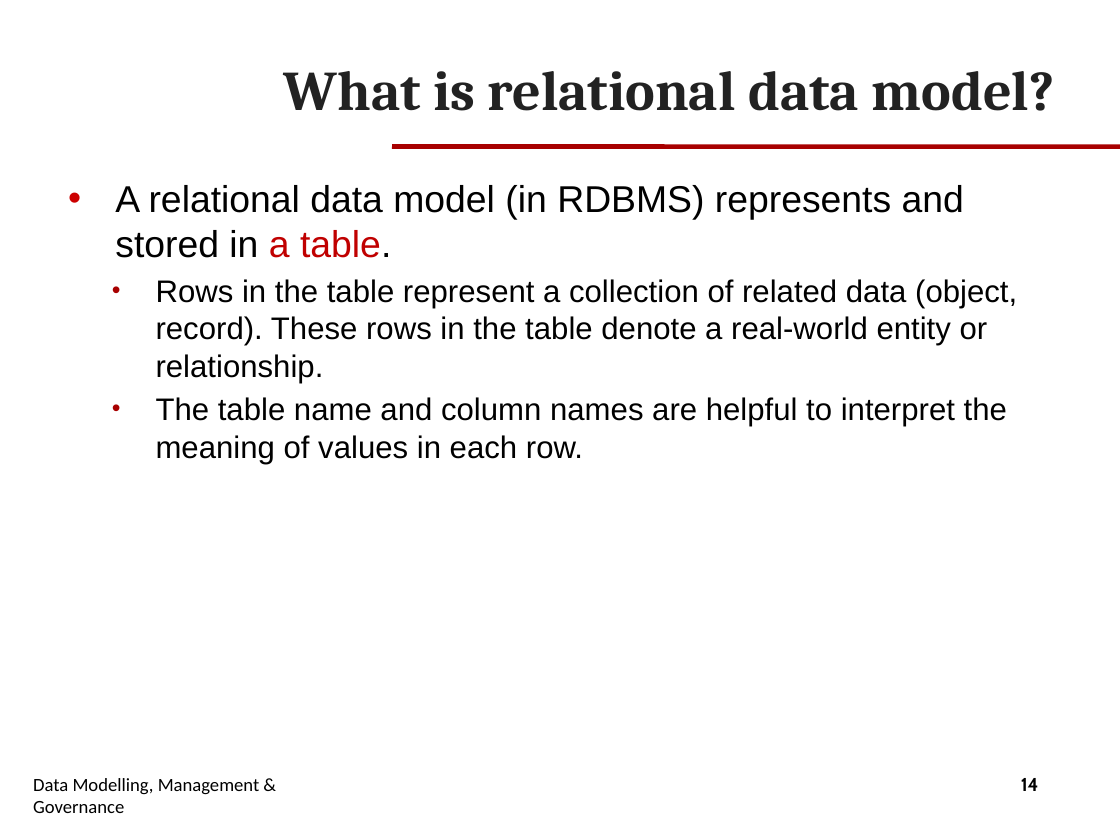
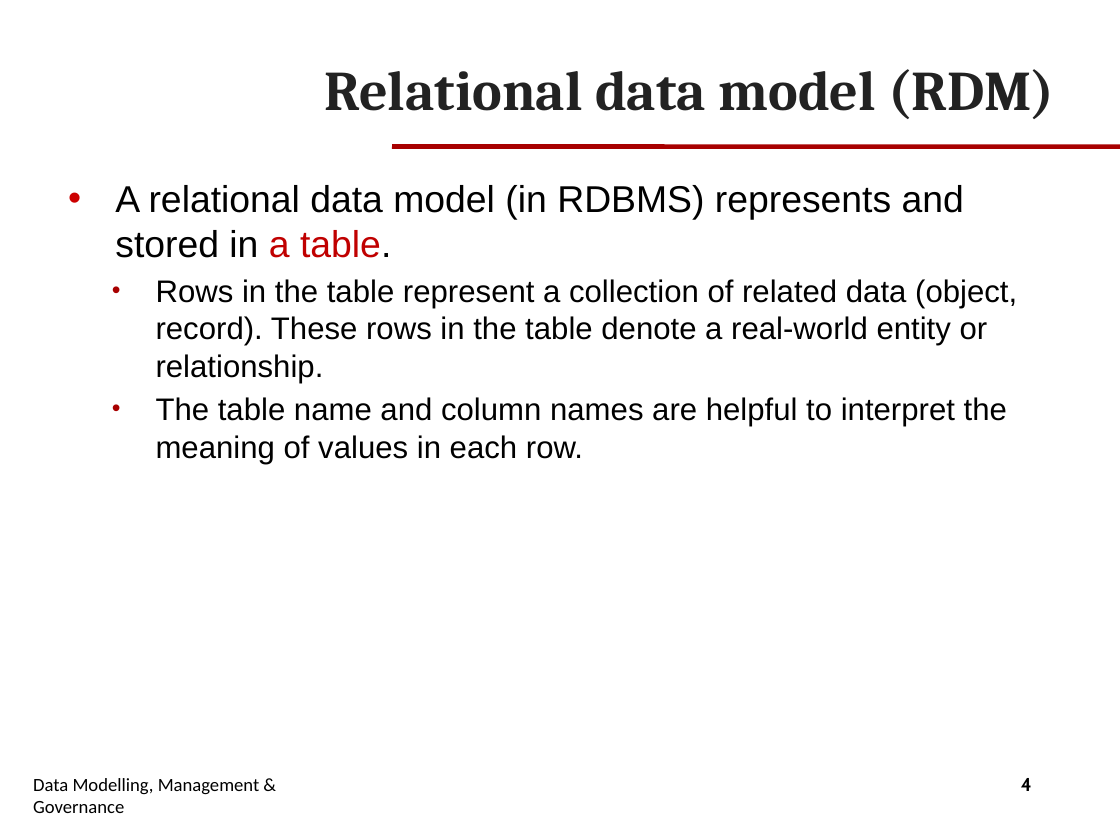
Before and after one commit to GangminLi/GangminLi.github.io, a slide deck: slide 4 of slides/cis108-6/Slides 3.2 - Database Design Normalisation.pptx (slide 14 before the commit). Drawn at 1120x840 pixels with LibreOffice and Linux fonts; fonts in the diff are those of the drawing; background and template pictures are left out. Boxes give left, top, right and bottom in pixels: in the first picture for what was removed or moved away, otherwise in the second. Text is boxed around its words. In the diff, an @@ line names an element or a change of style, - is before the commit and + after.

```diff
--- a/slides/cis108-6/Slides 3.2 - Database Design Normalisation.pptx
+++ b/slides/cis108-6/Slides 3.2 - Database Design Normalisation.pptx
@@ title at [324,69,1054,119]: text changed @@
-What is relational data model?
+Relational data model (RDM)
@@ page number at [1021,778,1032,791]: text changed @@
-14
+4
```
Also in this commit, not shown: 9 other slides changed, 1 slide added, 17 slides removed, 12 other files.
